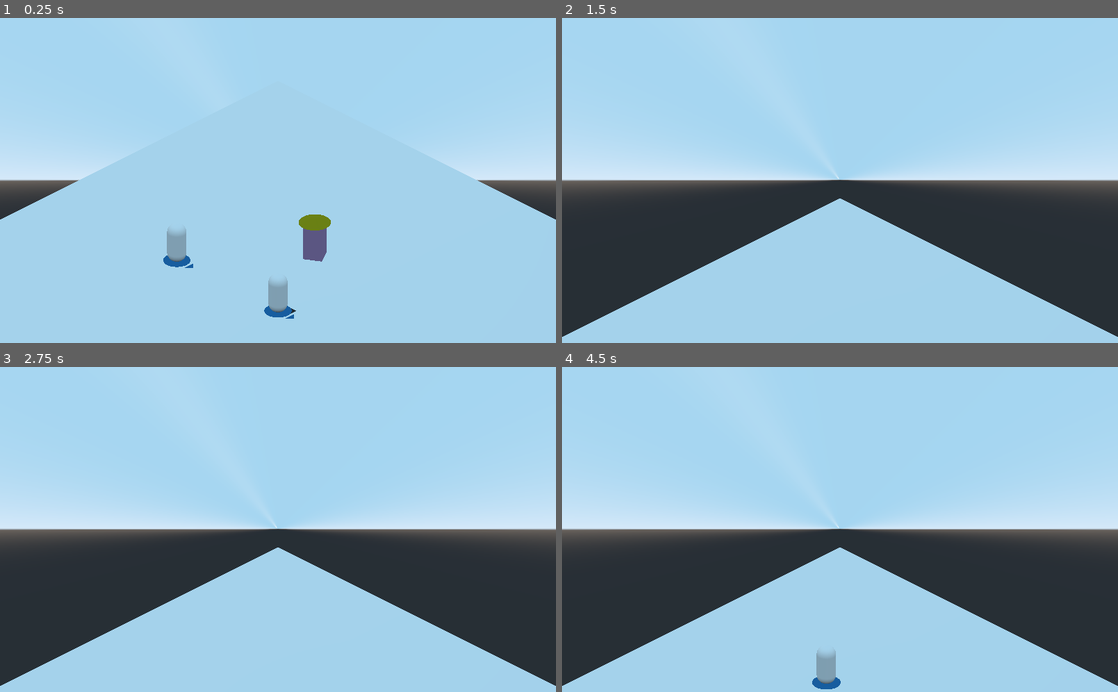
Above: before the commit, frames 1-4 (two rows, left to right).
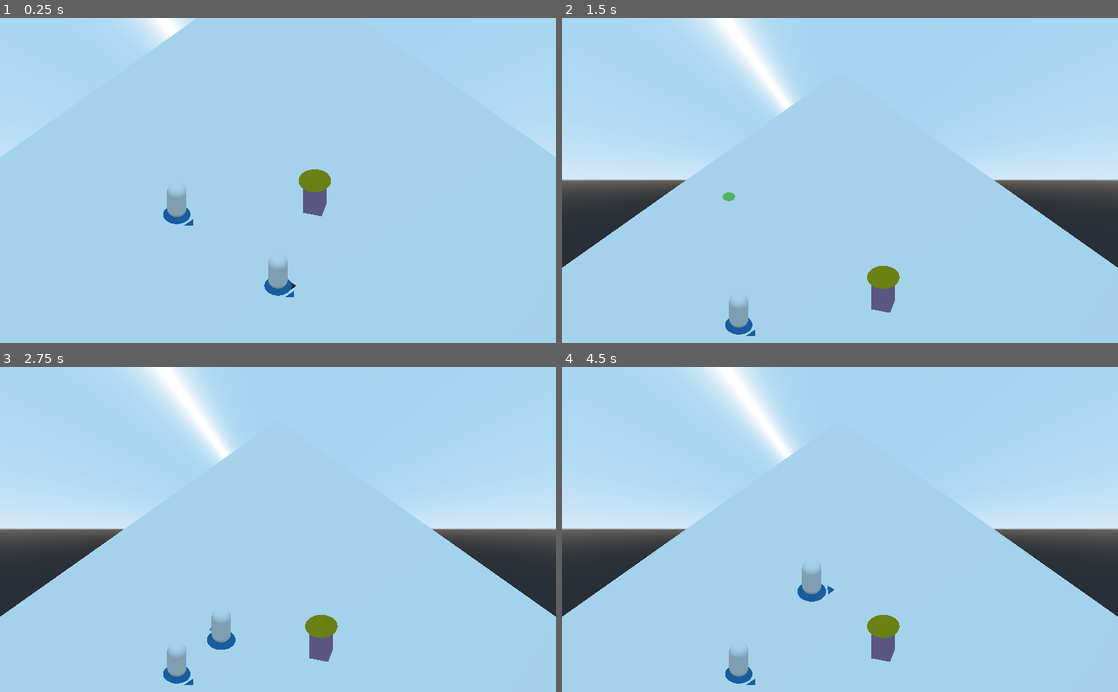
Above: after the commit, the same moments.

Repository: 2BytesGoat/godot-games
Game: Godot game, scene res://World.tscn
Same seed, same stepped clock (60 frames per second), same inputs: the game is played once before the commit and once after it.
Inputs (mouse positions are in pixels of both pictures, inside the frame that each line leads up to):
- Up to frame 1 (0.25 s): no input
- Up to frame 2 (1.5 s): move the mouse to (962, 164) at 0.52 s; tap Q (cast_spell_1) at 0.6 s; tap Enter at 1.25 s; move the mouse to (728, 196) at 1.27 s; right-click (728, 196) at 1.35 s
- Up to frame 3 (2.75 s): move the mouse to (333, 458) at 2.02 s; tap Q (cast_spell_1) at 2.1 s
- Up to frame 4 (4.5 s): move the mouse to (812, 594) at 2.77 s; right-click (812, 594) at 2.85 s; move the mouse to (1006, 578) at 3.52 s; tap Q (cast_spell_1) at 3.6 s; move the mouse to (673, 480) at 4.27 s; right-click (673, 480) at 4.35 s

The runs differ from the first frame. In frame 1, 8.1% of the frame differs, in the area x 0-100%, y 0-93%; in frame 2, 26%; in frame 3, 26%; in frame 4, 26%, in the area x 0-100%, y 0-100%.

Commit message:
Updated camera angle

Diff:
--- a/IHasMagic/Player/PlayerCamera.gd
+++ b/IHasMagic/Player/PlayerCamera.gd
@@ -42,9 +42,9 @@
 	elif m_pos.x > v_size.x - MOVE_MARGIN:
 		move_vec = Vector3(1, 0, 1)
 	if m_pos.y < MOVE_MARGIN:
-		move_vec = Vector3(1.5, 0, -1.5)
+		move_vec = Vector3(1, 0, -1)
 	elif m_pos.y > v_size.y - MOVE_MARGIN:
-		move_vec = Vector3(-1.5, 0, 1.5)
+		move_vec = Vector3(-1, 0, 1)
 	move_vec = move_vec.rotated(Vector3(0, 1, 0), rotation_degrees.y)
 	global_translate(move_vec * delta * MOVE_SPEED)
 
--- a/IHasMagic/World.tscn
+++ b/IHasMagic/World.tscn
@@ -26,7 +26,7 @@
 [node name="PlayerController" parent="." instance=ExtResource( 3 )]
 
 [node name="Camera" parent="PlayerController" index="0"]
-transform = Transform( 0.707107, 0.353553, -0.612372, 0, 0.866025, 0.5, 0.707107, -0.353553, 0.612372, -13, 13, 13 )
+transform = Transform( 0.707107, 0.5, -0.5, 0, 0.707107, 0.707107, 0.707107, -0.5, 0.5, -10, 15, 10 )
 projection = 1
 current = true
 fov = 50.0
